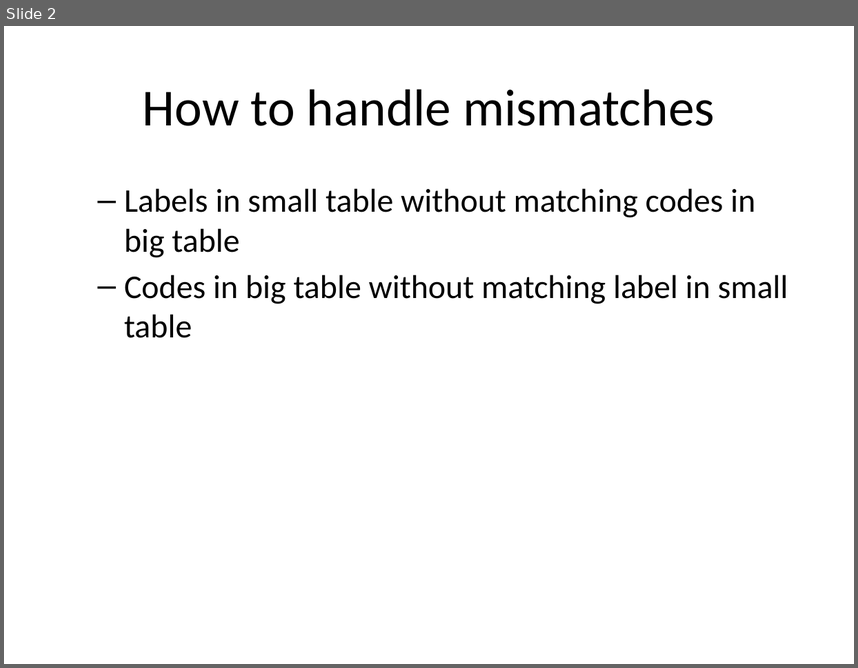
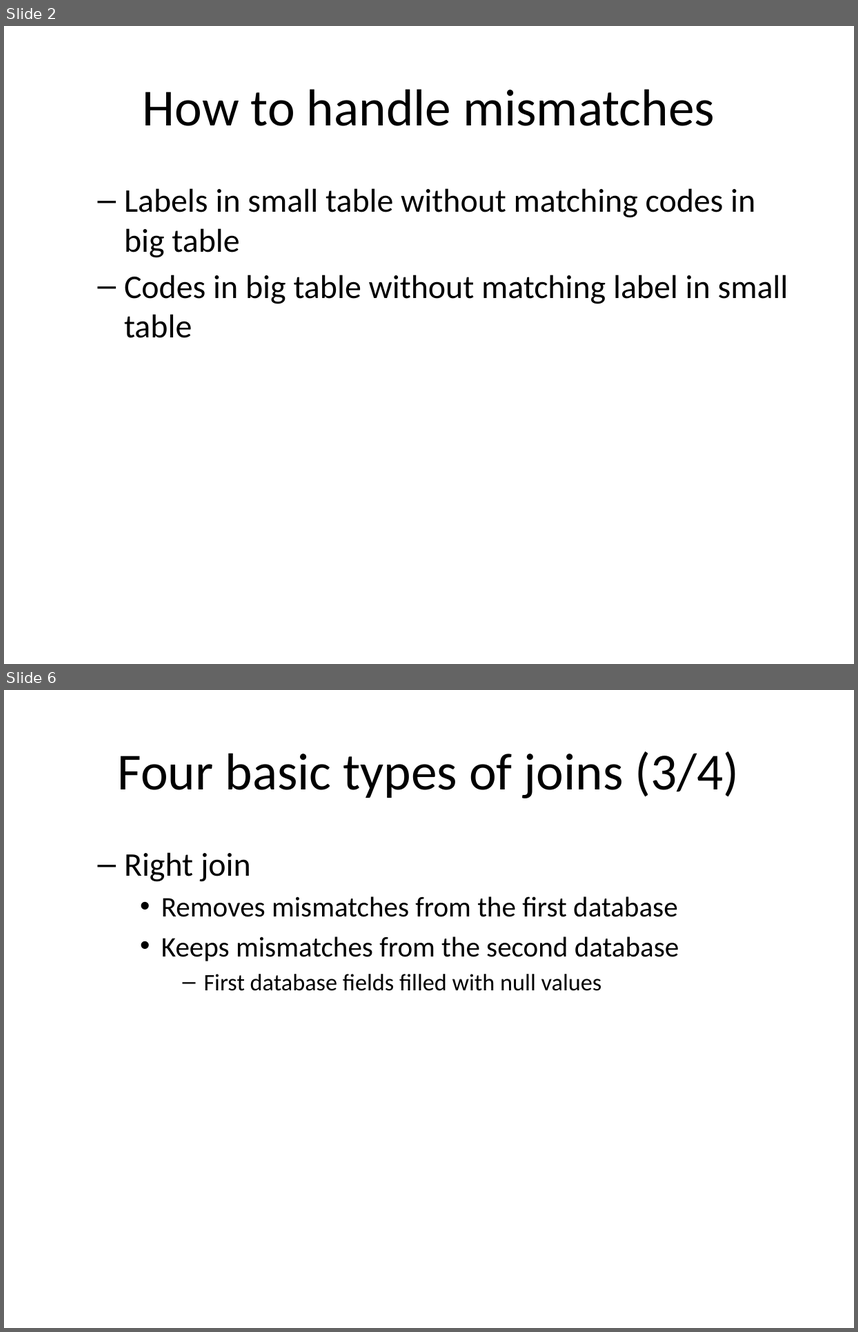
Before and after one commit to pmean/introduction-to-sql, a slide deck: src/mismatches.pptx. Shown one above the other, each under a label of ours: slide 2 before the commit, slides 2 and 6 after it; the slides between them are not shown. The pictures are 858x668 and 858x1332 pixels, drawn with LibreOffice and Linux fonts; fonts in the diff are those of the drawing. Boxes give left, top, right and bottom in pixels: in the first picture for what was removed or moved away, otherwise in the second. Text is boxed around its words. In the diff, an @@ line names an element or a change of style, - is before the commit and + after.

Commit message:
Simple join examples in mismatches.Rmd

```diff
--- a/src/mismatches.pptx
+++ b/src/mismatches.pptx
@@ slide 6 added at (x1=4, y1=690, x2=854, y2=1328), background #FFFFFF @@
@@ title added at (x1=118, y1=751, x2=740, y2=798), 44 pt, text #000000 @@
+Four basic types of joins (3/4)
@@ text added at (x1=124, y1=852, x2=680, y2=991), 24 pt, text #000000 @@
+  – Right join
+    • Removes mismatches from the first database
+    • Keeps mismatches from the second database
+      – First database fields filled with null values
```
Also in this commit, not shown: 3 slides changed, 10 other slides added, 1 slide removed, 8 other files.
